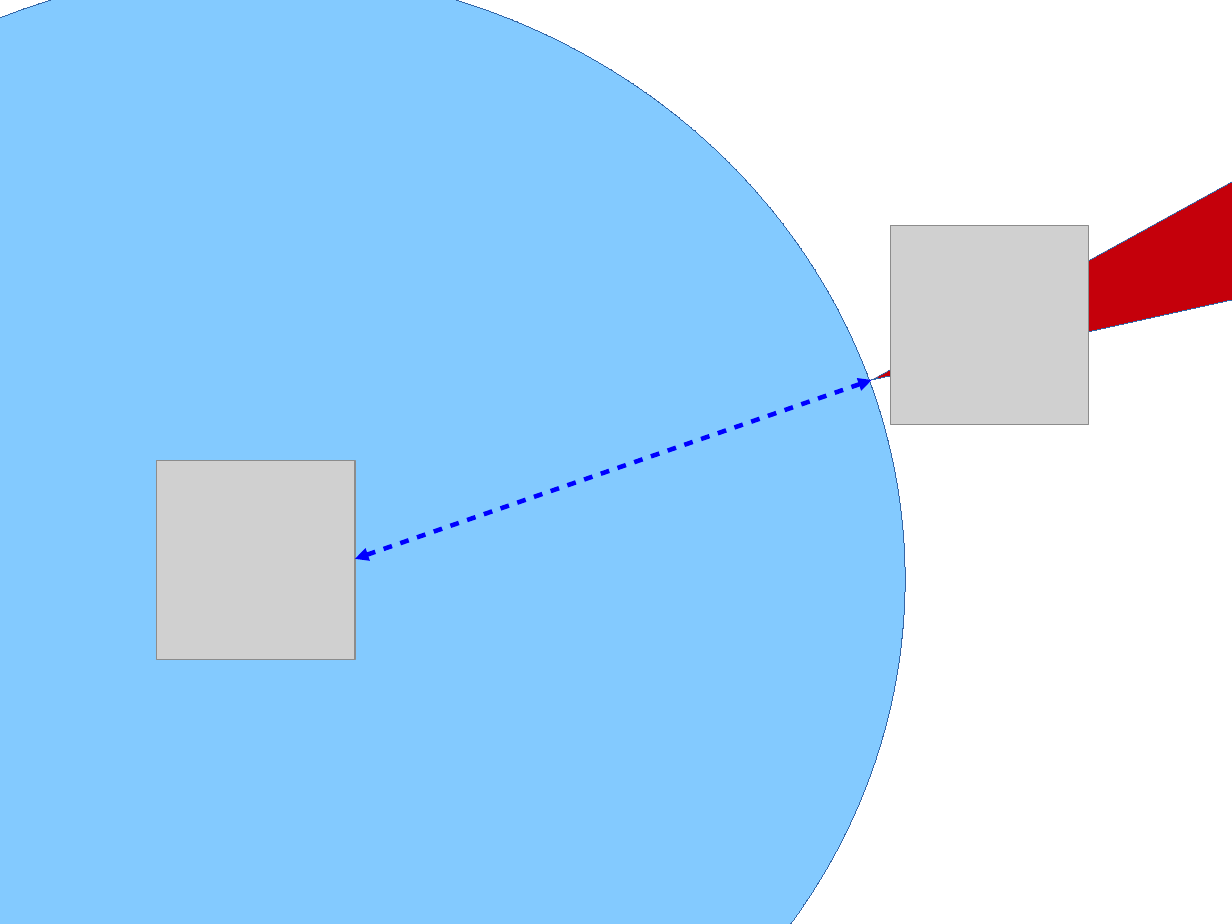
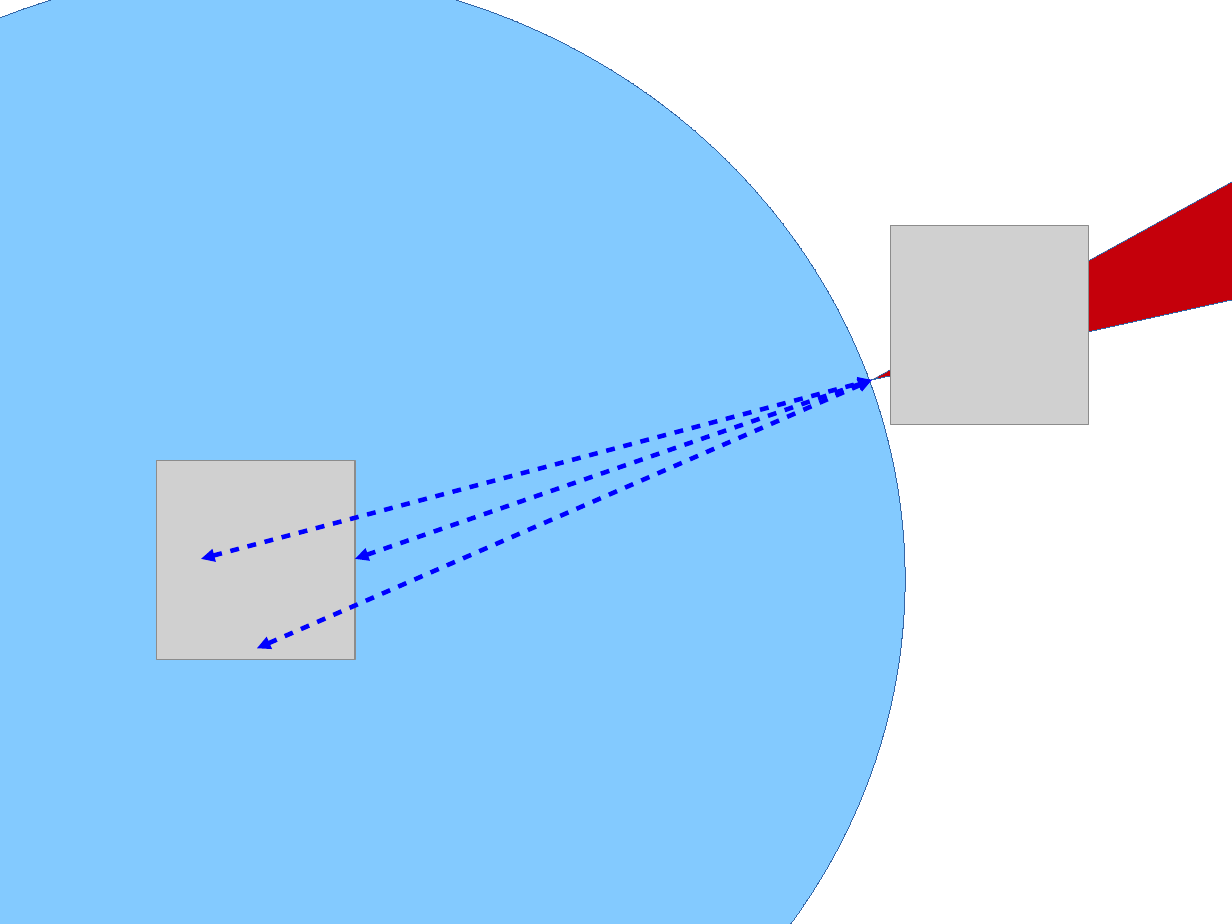
Before and after one commit to xtorrentgorjon/SNE-RP1, a slide deck: slide 1 of Report/images/attack3.odp. Drawn at 1232x924 pixels with LibreOffice and Linux fonts; fonts in the diff are those of the drawing; grey boxes stand for pictures. Boxes give left, top, right and bottom in pixels: in the first picture for what was removed or moved away, otherwise in the second. Text is boxed around its words. In the diff, an @@ line names an element or a change of style, - is before the commit and + after.

```diff
--- a/Report/images/attack3.odp
+++ b/Report/images/attack3.odp
@@ double arrow added from (201, 559) to (872, 380), #0000FF 2.89 pt @@
@@ double arrow added from (257, 648) to (872, 380), #0000FF 2.89 pt @@
```
Also in this commit, not shown: 13 other files.
